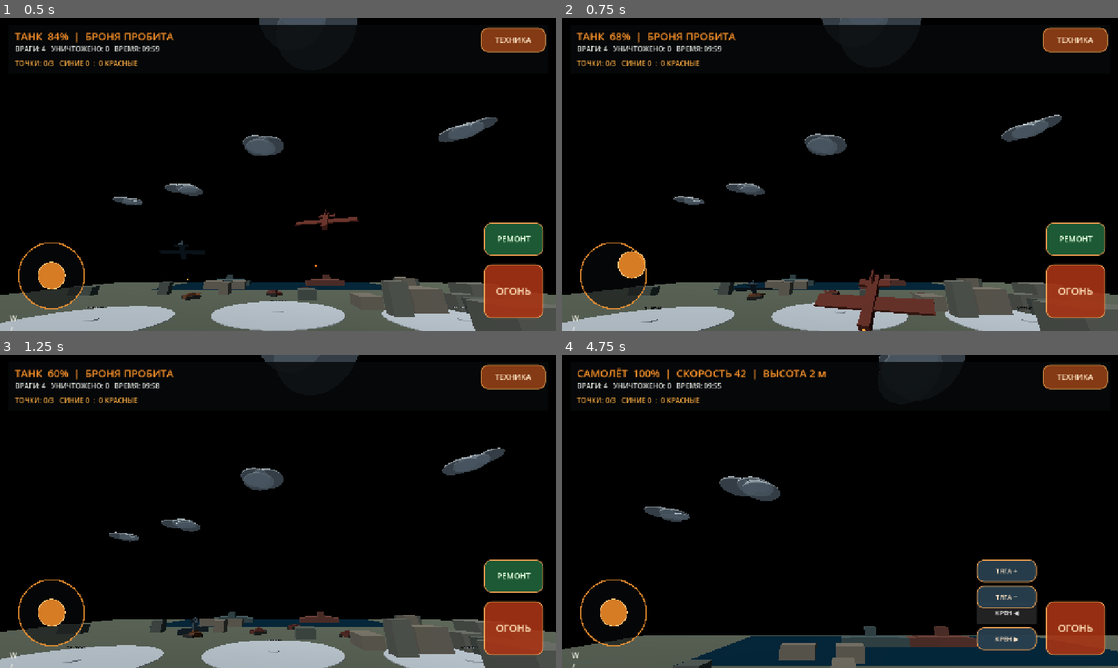
Above: before the commit, frames 1-4 (two rows, left to right).
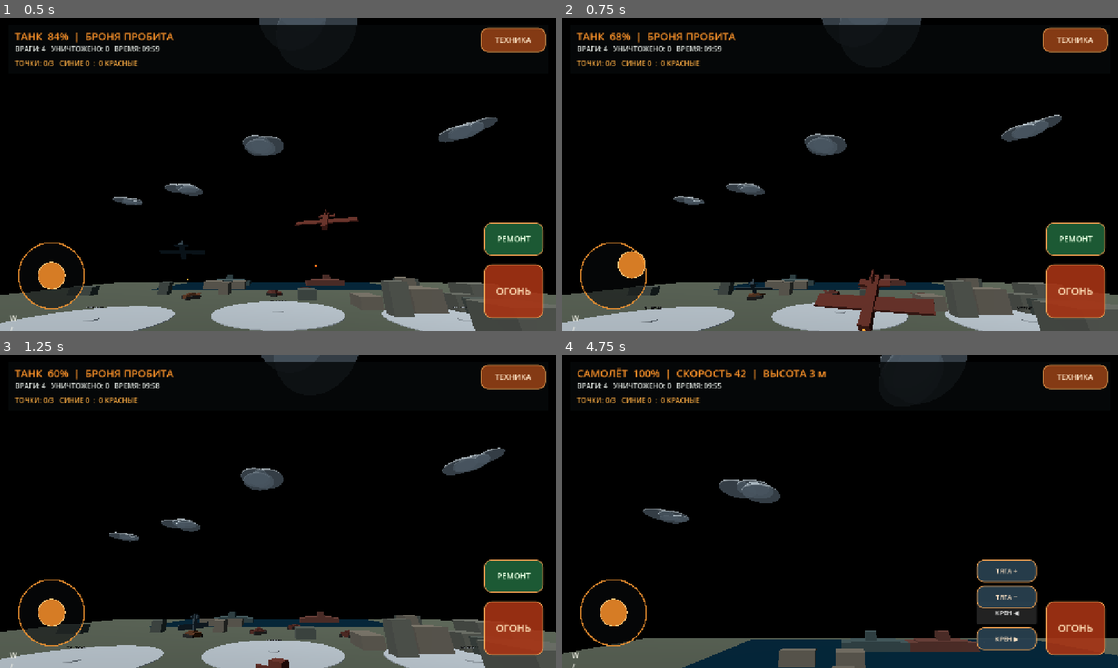
Above: after the commit, the same moments.

Repository: p87010834-ai/WAR-BATTLE-MOBILE
Game: Godot game, scene res://scenes/main.tscn
Two runs of this game, one before a commit and one after it. Both use one fixed random seed, a clock stepped at 60 frames per second and the inputs below.
Inputs (mouse positions are in pixels of both pictures, inside the frame that each line leads up to):
- Up to frame 1 (0.5 s): no input
- Up to frame 2 (0.75 s): tap Enter at 0.5 s; drag from (612, 274) to (895, 105) at 0.52 s
- Up to frame 3 (1.25 s): no input
- Up to frame 4 (4.75 s): drag from (728, 527) to (812, 574) at 1.27 s; click "ОГОНЬ" at 2 s; click "РЕМОНТ" at 2.75 s; click "ТЕХНИКА" at 3.5 s; click "КРЕН ◀" at 4.25 s

Frame 1 is identical in both runs. In frame 2, less than 0.1% of the frame differs, in the area x 31-38%, y 83-89%; in frame 3, 0.3%; in frame 4, 3.1%, in the area x 0-100%, y 0-100%.

Commit message:
Improve aircraft flight handling, stall response and altitude limits

Diff:
--- a/godot/scripts/aircraft.gd
+++ b/godot/scripts/aircraft.gd
@@ -17,6 +17,7 @@
 var is_player := false
 var target: Node3D
 var _visual_material: StandardMaterial3D
+var stall_warning := false
 
 func _ready() -> void:
 	add_to_group("combat_vehicles")
@@ -31,9 +32,12 @@
 		_ai_flight(delta)
 	velocity += Vector3.DOWN * 9.81 * delta * (0.15 if speed > 18.0 else 1.0)
 	move_and_slide()
-	if global_position.y < 2.0:
-		global_position.y = 2.0
+	if global_position.y < 3.0:
+		global_position.y = 3.0
 		velocity.y = maxf(0.0, velocity.y)
+	if global_position.y > 150.0:
+		global_position.y = 150.0
+		velocity.y = minf(0.0, velocity.y)
 
 func _ai_flight(delta: float) -> void:
 	if not is_instance_valid(target) or not target.has_method("apply_damage") or float(target.get("health")) <= 0.0:
@@ -46,6 +50,10 @@
 	if to_target.length() > 0.5:
 		look_at(aim_point, Vector3.UP)
 	speed = move_toward(speed, max_speed * 0.72, throttle_acceleration * delta)
+	var control_authority := clampf(speed / 45.0, 0.35, 1.0)
+	if to_target.length() > 0.5:
+		var desired_transform := global_transform.looking_at(aim_point, Vector3.UP)
+		global_transform = global_transform.interpolate_with(desired_transform, clampf(turn_rate * control_authority * delta, 0.0, 1.0))
 	velocity = -global_transform.basis.z * speed
 	if to_target.length() < 115.0 and absf(to_target.normalized().dot(-global_transform.basis.z)) > 0.82:
 		fire_weapon()
@@ -70,10 +78,14 @@
 	var yaw := Input.get_action_strength("air_yaw_right") - Input.get_action_strength("air_yaw_left")
 	throttle = clampf(throttle + Input.get_axis("air_throttle_down", "air_throttle_up") * delta * 0.35, 0.12, 1.0)
 	speed = move_toward(speed, max_speed * throttle, throttle_acceleration * delta)
-	rotate_object_local(Vector3.FORWARD, roll * turn_rate * delta)
-	rotate_object_local(Vector3.RIGHT, pitch * turn_rate * delta)
-	rotate_y(yaw * turn_rate * 0.65 * delta)
+	stall_warning = speed < 22.0
+	var control_authority := clampf(speed / 45.0, 0.35, 1.0)
+	rotate_object_local(Vector3.FORWARD, roll * turn_rate * control_authority * delta)
+	rotate_object_local(Vector3.RIGHT, pitch * turn_rate * control_authority * delta)
+	rotate_y(yaw * turn_rate * 0.65 * control_authority * delta)
 	velocity = -global_transform.basis.z * speed
+	if stall_warning:
+		velocity += Vector3.DOWN * (22.0 - speed) * 0.22
 	if Input.is_action_pressed("air_fire"):
 		fire_weapon()
 
